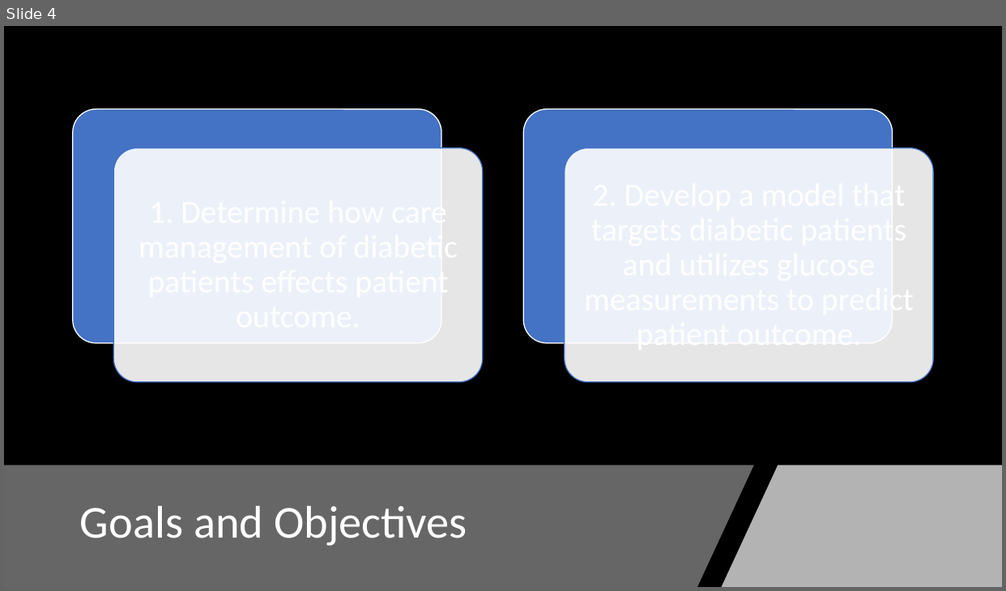
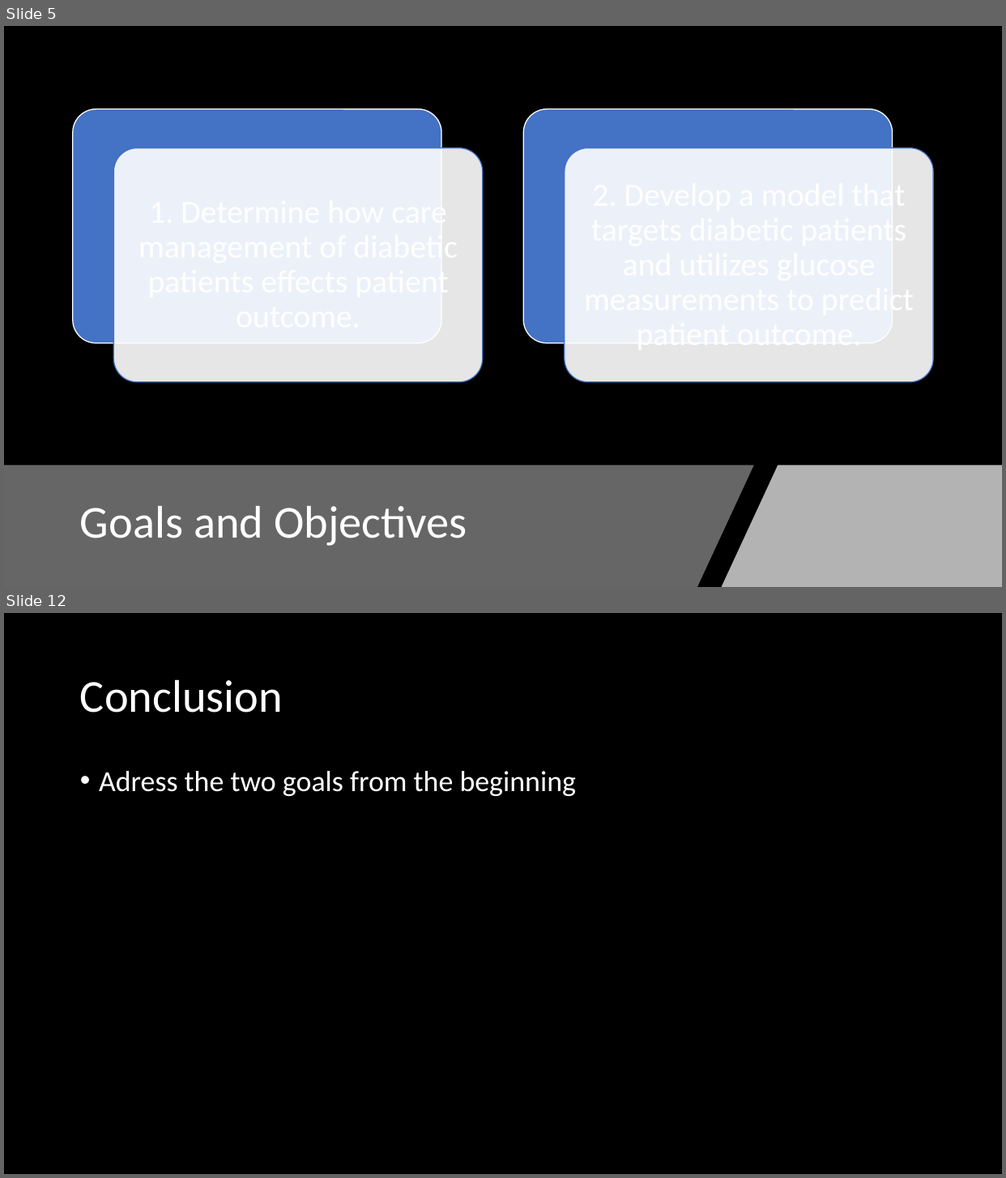
Before and after one commit to imw2/Diabetes-Diagnosis-Prediction, a slide deck: O. Week 3-4-2019/FinalPresentationWittler.pptx. Shown one above the other, each under a label of ours: slide 4 before the commit, slides 5 and 12 after it; the slides between them are not shown. The pictures are 1006x591 and 1006x1178 pixels, drawn with LibreOffice and Linux fonts; fonts in the diff are those of the drawing. Boxes give left, top, right and bottom in pixels: in the first picture for what was removed or moved away, otherwise in the second. Text is boxed around its words. In the diff, an @@ line names an element or a change of style, - is before the commit and + after.

```diff
--- a/O. Week 3-4-2019/FinalPresentationWittler.pptx
+++ b/O. Week 3-4-2019/FinalPresentationWittler.pptx
@@ slide 12 added at box(4, 613, 1002, 1174), background #000000 @@
@@ title added at box(80, 679, 283, 713), 44 pt, text #FFFFFF @@
+Conclusion
@@ text added at box(99, 771, 576, 796), 28 pt, text #FFFFFF @@
+• Adress the two goals from the beginning
@@ what was slide 4 is now slide 5 @@
```
Also in this commit, not shown: 5 slides changed, 5 other slides added.
